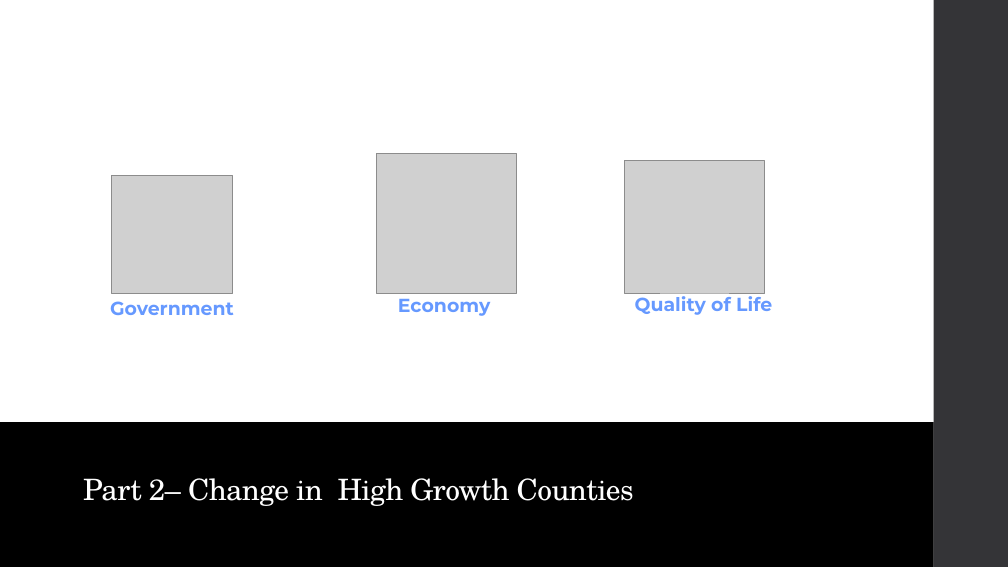
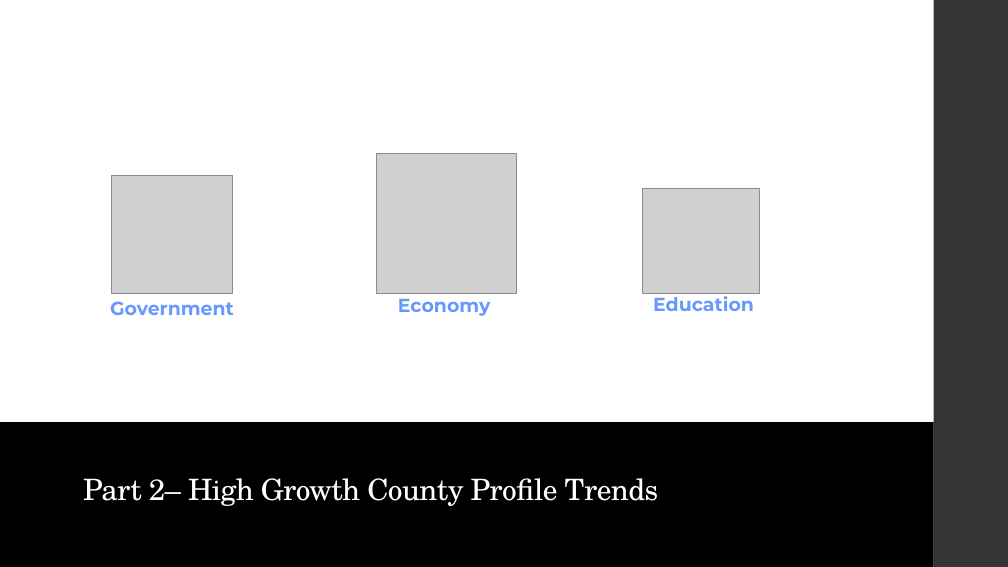
Before and after one commit to jasgarcia/NCGrowth, a slide deck: slide 7 of presentation/NC Growth.pptx. Drawn at 1008x567 pixels with LibreOffice and Linux fonts; fonts in the diff are those of the drawing; grey boxes stand for pictures. Boxes give left, top, right and bottom in pixels: in the first picture for what was removed or moved away, otherwise in the second. Text is boxed around its words. In the diff, an @@ line names an element or a change of style, - is before the commit and + after.

Commit message:
added Hi Growth County Pub / Non Pub Enrollment

```diff
--- a/presentation/NC Growth.pptx
+++ b/presentation/NC Growth.pptx
@@ picture: place and size @@
-picture at box(625, 160, 765, 293)
+picture at box(643, 188, 760, 293)
@@ text at box(653, 292, 754, 311): text changed @@
-Quality of Life
+Education
@@ title at box(83, 478, 659, 506): text changed @@
-Part 2– Change in High Growth Counties
+Part 2– High Growth County Profile Trends
```
Also in this commit, not shown: 2 other slides changed, 2 slides added, 1 slide removed, 7 other files.
